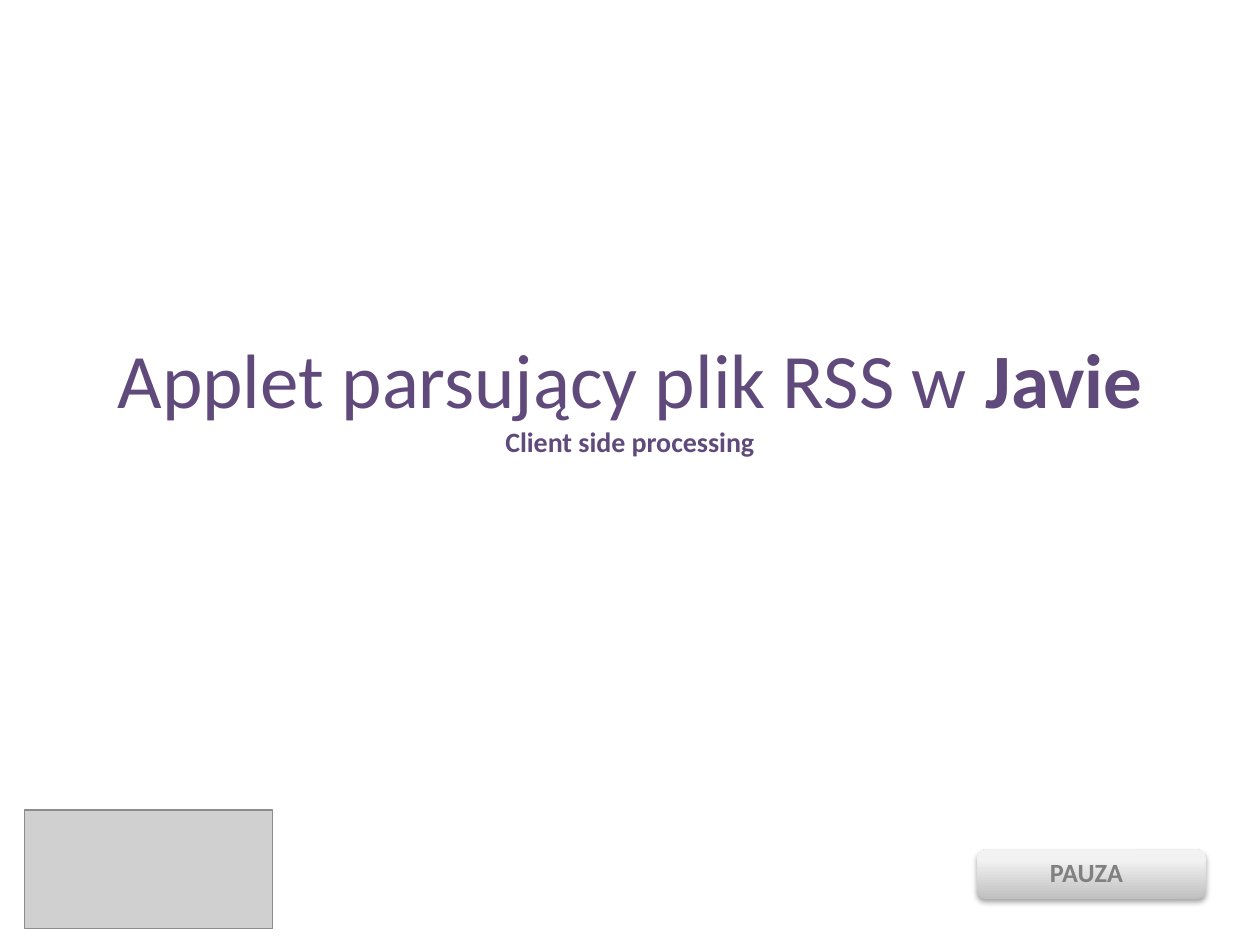
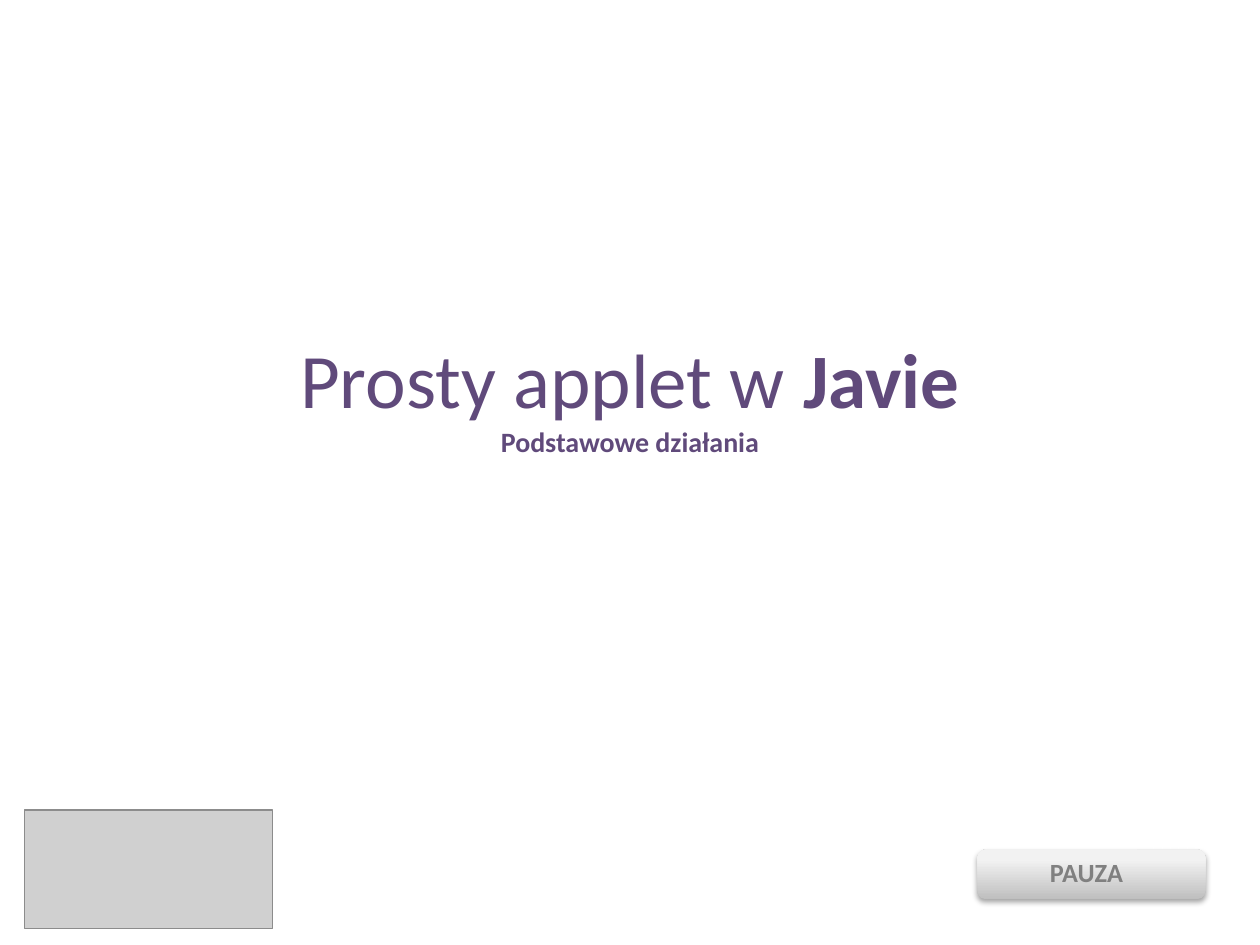
Before and after one commit to swistaczek/Java-Applets, a slide deck: slide 15 of prezka.pptx (slide 16 before the commit). Drawn at 1260x945 pixels with LibreOffice and Linux fonts; fonts in the diff are those of the drawing; grey boxes stand for pictures; background and template pictures are left out. Boxes give left, top, right and bottom in pixels: in the first picture for what was removed or moved away, otherwise in the second. Text is boxed around its words. In the diff, an @@ line names an element or a change of style, - is before the commit and + after.

```diff
--- a/prezka.pptx
+++ b/prezka.pptx
@@ title at (300,354,959,452): text changed; size 44 to 16 pt @@
-Applet parsujący plik RSS w Javie
-Client side processing
+Prosty applet w Javie
+Podstawowe działania
```
Also in this commit, not shown: 1 other slide changed, 1 slide removed, 14 other files.
